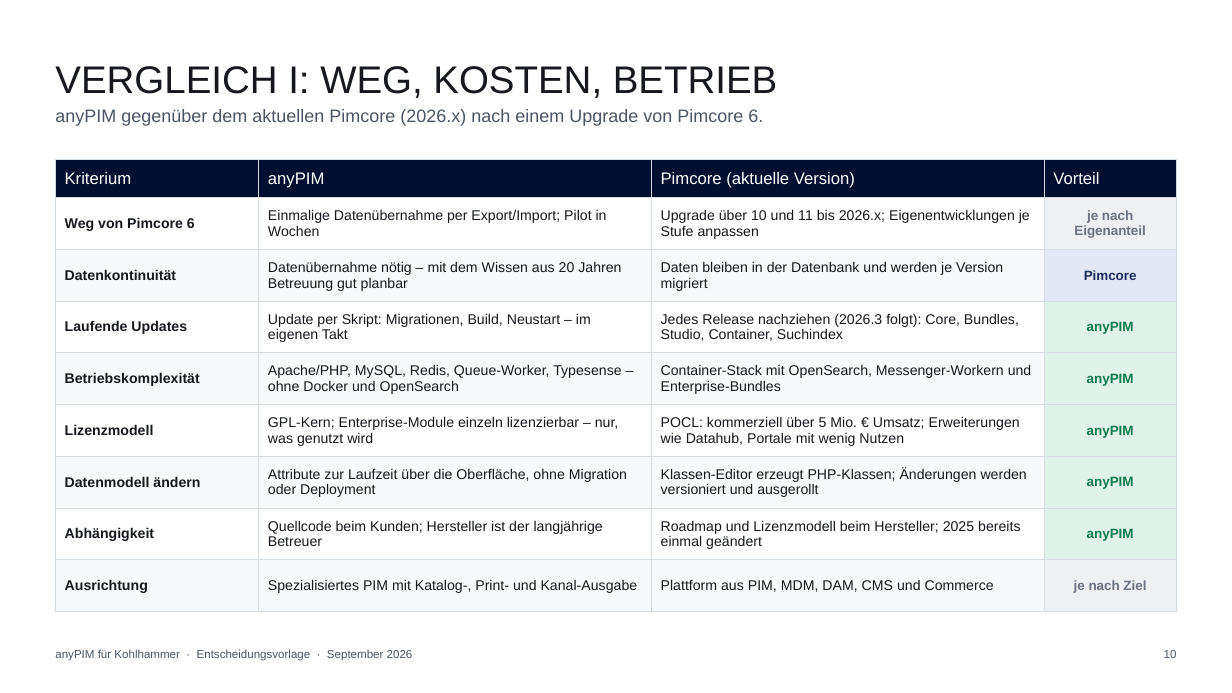
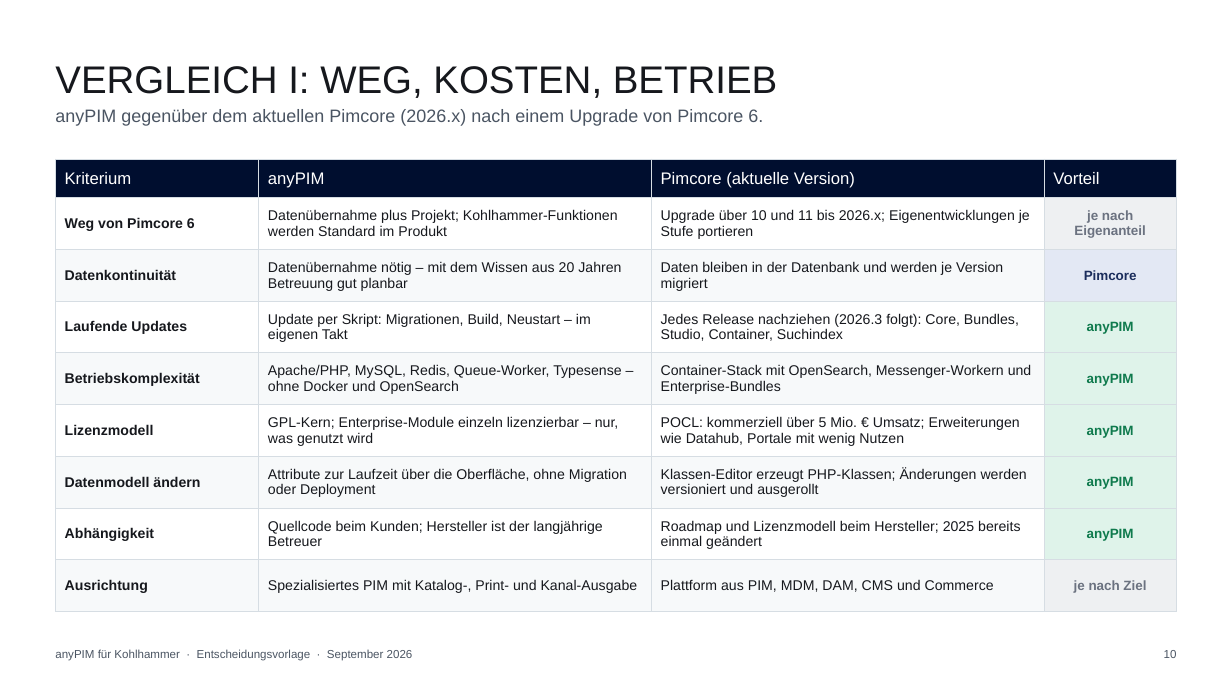
Before and after one commit to incoxx/publixx-pim, a slide deck: slide 10 of docs/sales/kohlhammer-anypim-vs-pimcore.pptx. Drawn at 1232x693 pixels with LibreOffice and Linux fonts; fonts in the diff are those of the drawing. Boxes give left, top, right and bottom in pixels: in the first picture for what was removed or moved away, otherwise in the second. Text is boxed around its words. In the diff, an @@ line names an element or a change of style, - is before the commit and + after.

```diff
--- a/docs/sales/kohlhammer-anypim-vs-pimcore.pptx
+++ b/docs/sales/kohlhammer-anypim-vs-pimcore.pptx
@@ table at <box>55,159,1177,597</box> @@
-row 2, column 2: Einmalige Datenübernahme per Export/Import; Pilot in Wochen
+row 2, column 2: Datenübernahme plus Projekt; Kohlhammer-Funktionen werden Standard im Produkt
-row 2, column 3: Upgrade über 10 und 11 bis 2026.x; Eigenentwicklungen je Stufe anpassen
+row 2, column 3: Upgrade über 10 und 11 bis 2026.x; Eigenentwicklungen je Stufe portieren
```
Also in this commit, not shown: 4 other slides changed, 2 slides added, 2 slides removed, 1 other file.
